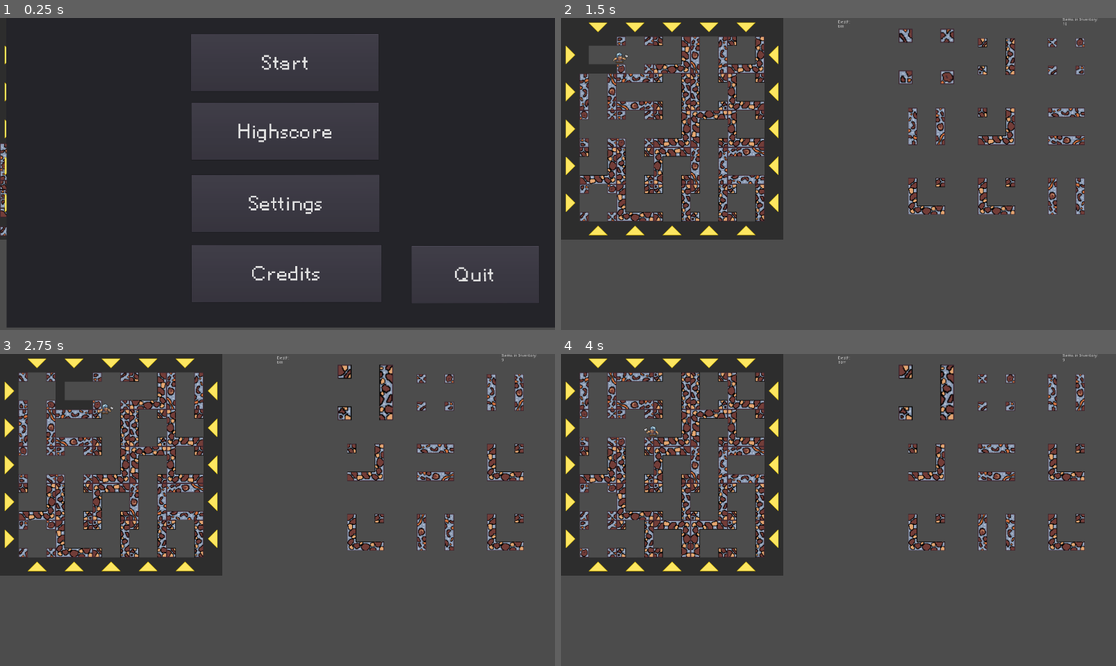
Above: before the commit, frames 1-4 (two rows, left to right).
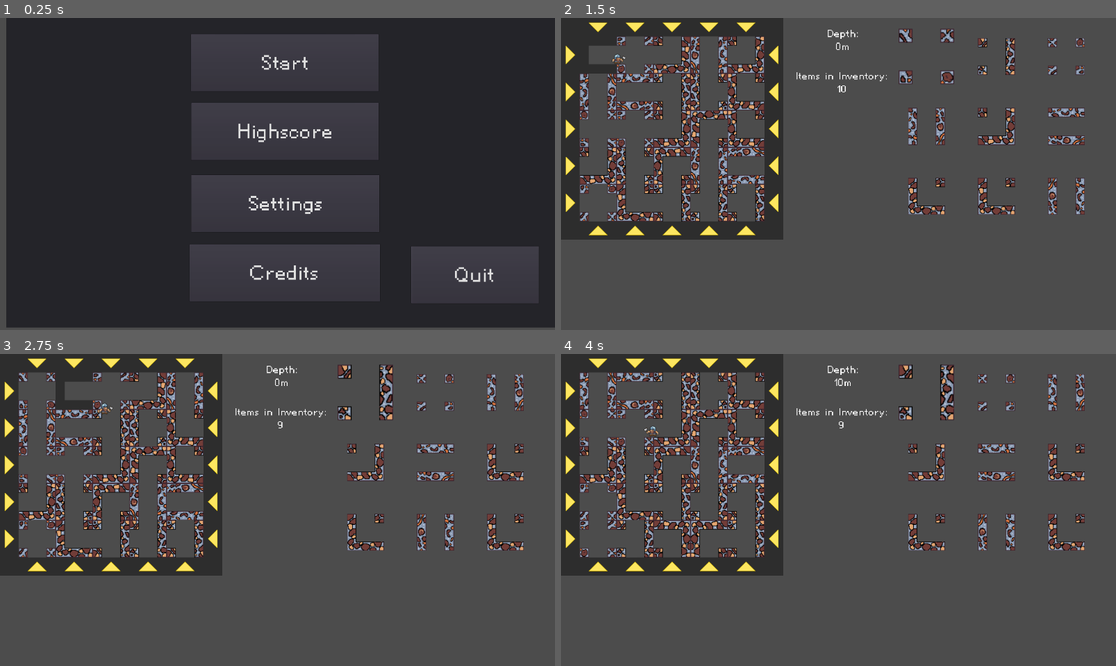
Above: after the commit, the same moments.

Repository: DorianSnowball/amazeing-mine
Game: Godot game, scene res://menu.tscn
Two runs of this game, one before a commit and one after it. Both use one fixed random seed, a clock stepped at 60 frames per second and the inputs below. Before the commit the project starts from res://MainUI.tscn.
Inputs (mouse positions are in pixels of both pictures, inside the frame that each line leads up to):
- Up to frame 1 (0.25 s): no input
- Up to frame 2 (1.5 s): click "Start" at 0.5 s; hold D (move_right) from 1.28 s (still down)
- Up to frame 3 (2.75 s): tap Space (jump) at 1.52 s; release D (move_right) at 2 s; click (11, 391) at 2.02 s
- Up to frame 4 (4 s): hold D (move_right) 2.78-3.53 s; tap Space (jump) at 3.02 s; hold A (move_left) from 3.53 s (still down)

The runs differ from the first frame. In frame 1, 1.4% of the frame differs, in the area x 0-98%, y 0-92%; in frame 2, 0.3%; in frame 3, 0.3%; in frame 4, 0.3%.

Commit message:
menu now starts own scene and uses theme

Diff:
--- a/game/InvCounter.gd
+++ b/game/InvCounter.gd
@@ -3,14 +3,14 @@
 var items = 0
 
 func _ready():
-    text = "Items in Inventory:\n" + str(items)
+    bbcode_text = "[center]Items in Inventory:\n" + str(items)
 
 func modify_items(positive):
     if positive:
         items += 1
     else:
         items -= 1
-    text = "Items in Inventory:\n" + str(items)
+    bbcode_text = "[center]Items in Inventory:\n" + str(items)
 
 
 # Called every frame. 'delta' is the elapsed time since the previous frame.
--- a/game/MainUI.tscn
+++ b/game/MainUI.tscn
@@ -4,12 +4,13 @@
 [ext_resource path="res://Score.gd" type="Script" id=2]
 [ext_resource path="res://InvList.tscn" type="PackedScene" id=3]
 [ext_resource path="res://InvCounter.gd" type="Script" id=4]
-[ext_resource path="res://menu.tscn" type="PackedScene" id=5]
+[ext_resource path="res://default_theme.tres" type="Theme" id=6]
 
 [node name="Control" type="Control"]
 margin_right = 1920.0
 margin_bottom = 1080.0
 rect_rotation = -0.0285899
+theme = ExtResource( 6 )
 __meta__ = {
 "_edit_use_anchors_": false
 }
@@ -19,26 +20,29 @@
 [node name="ItemList" parent="." instance=ExtResource( 3 )]
 
 [node name="Score" type="RichTextLabel" parent="."]
-anchor_left = 0.5
-anchor_right = 0.5
-margin_left = -2.11951
-margin_top = 7.61123
-margin_right = 119.88
-margin_bottom = 47.6112
+anchor_right = 0.485
+anchor_bottom = 0.029
+margin_left = 794.0
+margin_top = 32.0
+margin_right = 225.48
+margin_bottom = 117.68
 size_flags_horizontal = 2
+bbcode_enabled = true
 script = ExtResource( 2 )
 __meta__ = {
 "_edit_use_anchors_": false
 }
 
 [node name="InvCounter" type="RichTextLabel" parent="."]
-anchor_left = 1.0
-anchor_right = 1.0
-margin_left = -185.0
-margin_bottom = 40.0
+anchor_top = 0.191
+anchor_right = 0.549
+anchor_bottom = 0.343
+margin_left = 736.548
+margin_top = -27.0
+margin_right = 150.548
+margin_bottom = -39.9279
+bbcode_enabled = true
 script = ExtResource( 4 )
 __meta__ = {
 "_edit_use_anchors_": false
 }
-
-[node name="Menu" parent="." instance=ExtResource( 5 )]
--- a/game/Score.gd
+++ b/game/Score.gd
@@ -9,8 +9,8 @@
 var score = 0
 
 func _ready():
-    text = "Depth:\n" + str(score)+"m"
+    bbcode_text = "[center]Depth:\n" + str(score)+"m"
 
 func increaseScore():
     score += 10
-    text = "Depth:\n" + str(score)+"m"
+    bbcode_text = "[center]Depth:\n" + str(score)+"m"
--- /dev/null
+++ b/game/default_dynamicfont.tres
@@ -0,0 +1,8 @@
+[gd_resource type="DynamicFont" load_steps=2 format=2]
+
+[sub_resource type="DynamicFontData" id=1]
+font_path = "res://Pixellettersfull-BnJ5.ttf"
+
+[resource]
+size = 50
+font_data = SubResource( 1 )
--- /dev/null
+++ b/game/default_theme.tres
@@ -0,0 +1,22 @@
+[gd_resource type="Theme" load_steps=4 format=2]
+
+[ext_resource path="res://default_dynamicfont.tres" type="DynamicFont" id=1]
+[ext_resource path="res://Pixellettersfull-BnJ5.ttf" type="DynamicFontData" id=2]
+
+[sub_resource type="DynamicFont" id=1]
+size = 100
+font_data = ExtResource( 2 )
+
+[resource]
+default_font = ExtResource( 1 )
+Button/colors/font_color = Color( 0.88, 0.88, 0.88, 1 )
+Button/colors/font_color_disabled = Color( 0.9, 0.9, 0.9, 0.2 )
+Button/colors/font_color_hover = Color( 0.94, 0.94, 0.94, 1 )
+Button/colors/font_color_pressed = Color( 1, 1, 1, 1 )
+Button/constants/hseparation = 2
+Button/fonts/font = SubResource( 1 )
+Button/styles/disabled = null
+Button/styles/focus = null
+Button/styles/hover = null
+Button/styles/normal = null
+Button/styles/pressed = null
--- a/game/menu.gd
+++ b/game/menu.gd
@@ -1,7 +1,7 @@
 extends Panel
 
 func button_start():
-    visible = false
+    get_tree().change_scene("res://MainUI.tscn")
 
 func button_highscore():
     $"Highscore".visible = true
--- a/game/menu.tscn
+++ b/game/menu.tscn
@@ -1,31 +1,11 @@
-[gd_scene load_steps=11 format=2]
+[gd_scene load_steps=6 format=2]
 
-[ext_resource path="res://Pixellettersfull-BnJ5.ttf" type="DynamicFontData" id=1]
 [ext_resource path="res://menu.gd" type="Script" id=2]
 [ext_resource path="res://Highscore.gd" type="Script" id=3]
 [ext_resource path="res://Credits.gd" type="Script" id=4]
+[ext_resource path="res://default_theme.tres" type="Theme" id=5]
 
 [sub_resource type="CanvasItemMaterial" id=1]
-
-[sub_resource type="Theme" id=2]
-
-[sub_resource type="DynamicFont" id=3]
-size = 100
-font_data = ExtResource( 1 )
-
-[sub_resource type="DynamicFont" id=4]
-size = 50
-extra_spacing_top = 7
-extra_spacing_char = 2
-font_data = ExtResource( 1 )
-
-[sub_resource type="DynamicFont" id=5]
-size = 100
-font_data = ExtResource( 1 )
-
-[sub_resource type="DynamicFont" id=6]
-size = 100
-font_data = ExtResource( 1 )
 
 [node name="Menu" type="Panel"]
 material = SubResource( 1 )
@@ -36,7 +16,7 @@
 margin_right = 22.4402
 margin_bottom = -8.05627
 rect_pivot_offset = Vector2( 1174.87, 469.437 )
-theme = SubResource( 2 )
+theme = ExtResource( 5 )
 script = ExtResource( 2 )
 __meta__ = {
 "_edit_use_anchors_": false
@@ -49,7 +29,6 @@
 margin_top = 63.9648
 margin_right = 327.054
 margin_bottom = 261.965
-custom_fonts/font = SubResource( 3 )
 custom_colors/font_color_disabled = Color( 0, 0, 0, 1 )
 text = "Start"
 __meta__ = {
@@ -63,7 +42,6 @@
 margin_top = 301.566
 margin_right = 328.389
 margin_bottom = 499.566
-custom_fonts/font = SubResource( 3 )
 custom_colors/font_color_disabled = Color( 0, 0, 0, 1 )
 text = "Highscore"
 __meta__ = {
@@ -77,7 +55,6 @@
 margin_top = 551.181
 margin_right = 330.729
 margin_bottom = 749.181
-custom_fonts/font = SubResource( 3 )
 custom_colors/font_color_disabled = Color( 0, 0, 0, 1 )
 text = "Settings"
 __meta__ = {
@@ -87,11 +64,11 @@
 [node name="ButtonCredits" type="Button" parent="."]
 anchor_left = 0.5
 anchor_right = 0.5
-margin_left = -320.0
-margin_top = 794.122
-margin_right = 337.733
-margin_bottom = 992.122
-custom_fonts/font = SubResource( 3 )
+margin_left = -325.339
+margin_top = 791.452
+margin_right = 332.394
+margin_bottom = 989.452
+theme = ExtResource( 5 )
 custom_colors/font_color_disabled = Color( 0, 0, 0, 1 )
 text = "Credits"
 __meta__ = {
@@ -105,7 +82,6 @@
 margin_top = 798.061
 margin_right = 882.497
 margin_bottom = 996.061
-custom_fonts/font = SubResource( 3 )
 custom_colors/font_color_disabled = Color( 0, 0, 0, 1 )
 text = "Quit"
 __meta__ = {
@@ -130,11 +106,10 @@
 margin_top = 46.7573
 margin_right = 623.586
 margin_bottom = 1018.76
-custom_fonts/normal_font = SubResource( 4 )
 bbcode_enabled = true
-bbcode_text = "[center]1. Dr. Orian Schneeball[/center]
-[center]2. Crack Dack[/center]
-[center]3. Sci BER Muell[/center]"
+bbcode_text = "[center]1. Dr. Orian Schneeball
+2. Crack Dack
+3. Sci BER Muell[/center]"
 meta_underlined = false
 text = "1. Dr. Orian Schneeball
 2. Crack Dack
@@ -148,7 +123,6 @@
 margin_top = 929.527
 margin_right = 1858.81
 margin_bottom = 1046.53
-custom_fonts/font = SubResource( 5 )
 text = "Back"
 __meta__ = {
 "_edit_use_anchors_": false
@@ -168,7 +142,6 @@
 margin_top = 66.6081
 margin_right = 1424.69
 margin_bottom = 169.608
-custom_fonts/font = SubResource( 6 )
 text = "Cradac"
 __meta__ = {
 "_edit_use_anchors_": false
@@ -179,7 +152,6 @@
 margin_top = 225.0
 margin_right = 1047.1
 margin_bottom = 328.0
-custom_fonts/font = SubResource( 6 )
 text = "Cybermuell"
 __meta__ = {
 "_edit_use_anchors_": false
@@ -190,7 +162,6 @@
 margin_top = 299.953
 margin_right = 1884.31
 margin_bottom = 402.953
-custom_fonts/font = SubResource( 6 )
 text = "DorianSnowball"
 __meta__ = {
 "_edit_use_anchors_": false
@@ -201,7 +172,6 @@
 margin_top = 565.826
 margin_right = 1892.8
 margin_bottom = 668.826
-custom_fonts/font = SubResource( 6 )
 text = "Zwerg Sprite Typ"
 __meta__ = {
 "_edit_use_anchors_": false
@@ -212,7 +182,6 @@
 margin_top = 929.527
 margin_right = 1858.81
 margin_bottom = 1046.53
-custom_fonts/font = SubResource( 5 )
 text = "Back"
 __meta__ = {
 "_edit_use_anchors_": false
--- a/game/project.godot
+++ b/game/project.godot
@@ -10,13 +10,12 @@
 
 _global_script_classes=[  ]
 _global_script_class_icons={
-
 }
 
 [application]
 
 config/name="ld48"
-run/main_scene="res://MainUI.tscn"
+run/main_scene="res://menu.tscn"
 config/icon="res://icon.png"
 
 [display]
